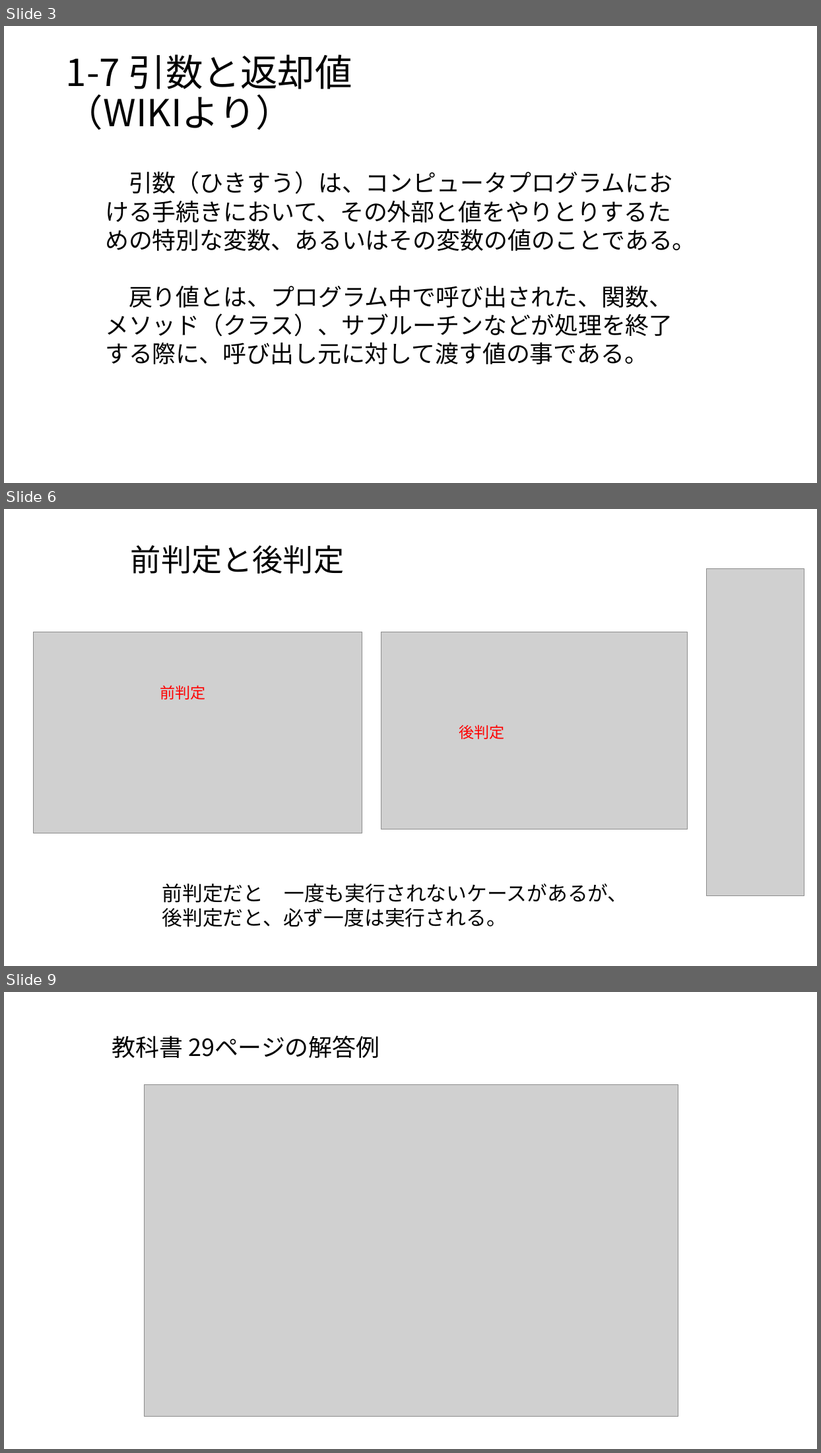
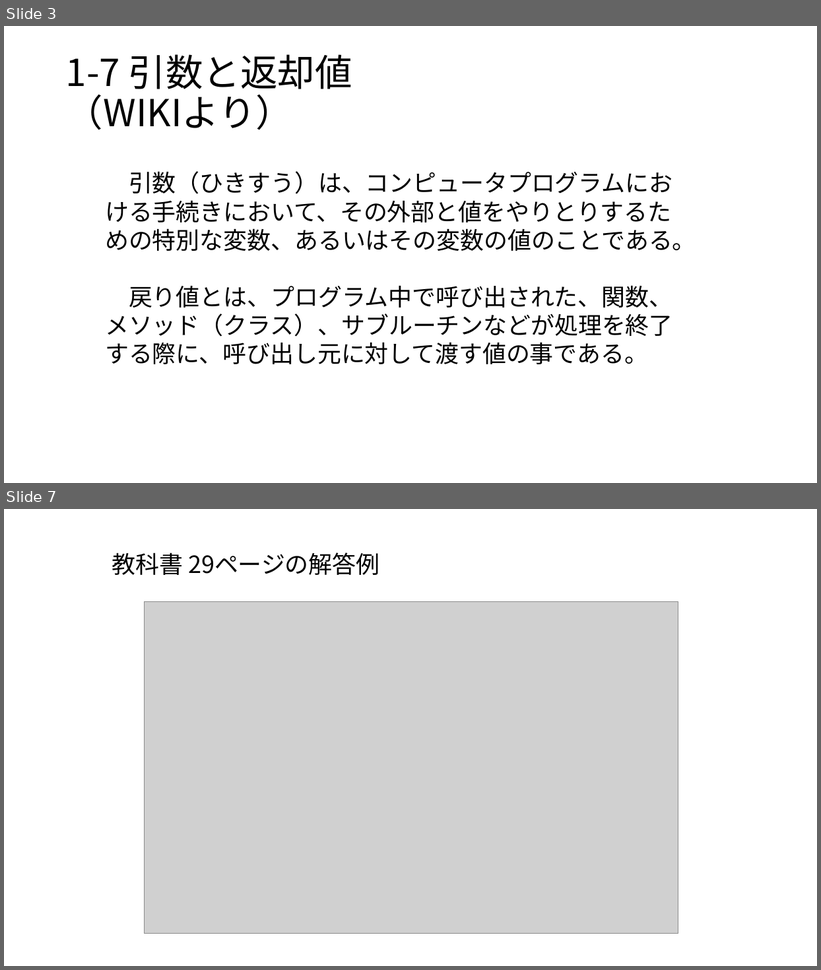
Before and after one commit to masakage/algorithm, a slide deck: docs/第5回引数と返却値.pptx. Shown one above the other, each under a label of ours: slides 3, 6 and 9 before the commit, slides 3 and 7 after it; the slides between them are not shown. The pictures are 821x1453 and 821x970 pixels, drawn with LibreOffice and Linux fonts; fonts in the diff are those of the drawing; grey boxes stand for pictures. Boxes give left, top, right and bottom in pixels: in the first picture for what was removed or moved away, otherwise in the second. Text is boxed around its words. In the diff, an @@ line names an element or a change of style, - is before the commit and + after.

```diff
--- a/docs/第5回引数と返却値.pptx
+++ b/docs/第5回引数と返却値.pptx
@@ slide 6 removed at (4,509,817,966), background #FFFFFF @@
@@ text removed at (131,545,344,574) @@
-前判定と後判定
@@ picture removed at (707,569,805,896) @@
@@ picture removed at (33,632,362,834) @@
@@ picture removed at (381,632,687,830) @@
@@ text removed at (160,685,205,700) @@
-前判定
@@ text removed at (459,725,504,739) @@
-後判定
@@ text removed at (162,884,628,927) @@
-前判定だと 一度も実行されないケースがあるが、
-後判定だと、必ず一度は実行される。
@@ what was slide 9 is now slide 7 @@
```
Also in this commit, not shown: 3 slides added, 4 other slides removed, 2 other files.
